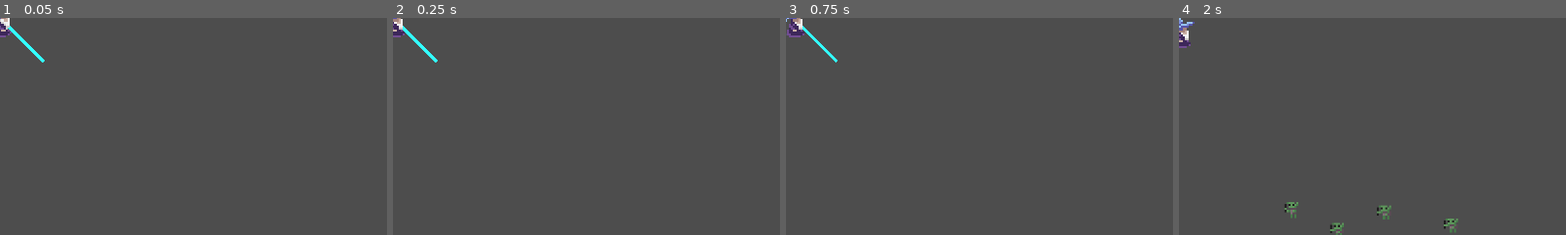
Above: before the commit, frames 1-4 (left to right).
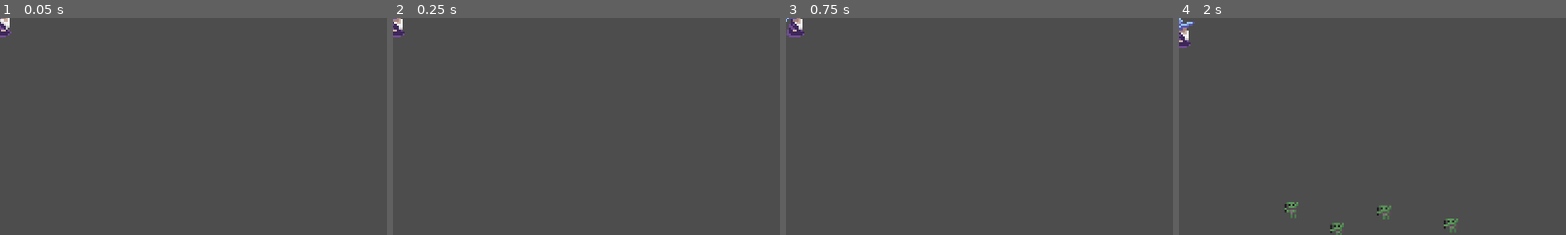
Above: after the commit, the same moments.

Repository: TraySimpson/WizardSurvivors
Game: Godot game, scene res://main.tscn
The game is run twice, just before and just after one commit, with the same random seed, the same clock (stepped at 60 frames per second) and the same inputs.
Inputs:
- Up to frame 1 (0.05 s): no input
- Up to frame 2 (0.25 s): no input
- Up to frame 3 (0.75 s): tap Enter at 0.5 s; hold D (move_right) from 0.53 s (still down)
- Up to frame 4 (2 s): tap Space at 1.25 s; release D (move_right) at 1.28 s; hold S (move_down) from 1.28 s (still down)
The pictures show only the part of the screen within x 50-99%, y 49-99%; the shares and areas given below are measured in that part.

The runs differ from the first frame. In frame 1, 0.2% of the frame differs, in the area x 2-12%, y 3-21%; in frame 2, 0.2%; in frame 3, 0.2%; in frame 4, nothing differs.

Commit message:
Add To Do README

Diff:
--- a/attacks/lightning_attack.tscn
+++ b/attacks/lightning_attack.tscn
@@ -2,10 +2,11 @@
 
 [ext_resource type="Script" path="res://scripts/lightning_attack.gd" id="1_upw1s"]
 
-[sub_resource type="CircleShape2D" id="CircleShape2D_ed6sr"]
-radius = 250.0
+[sub_resource type="CircleShape2D" id="CircleShape2D_pwhw8"]
 
-[node name="LightningAttack" type="Node2D"]
+[node name="LightningAttack" type="Area2D"]
+collision_layer = 2
+collision_mask = 4
 script = ExtResource("1_upw1s")
 
 [node name="Line2D" type="Line2D" parent="."]
@@ -15,11 +16,7 @@
 [node name="Timer" type="Timer" parent="."]
 autostart = true
 
-[node name="ShapeCast2D" type="ShapeCast2D" parent="."]
-shape = SubResource("CircleShape2D_ed6sr")
-target_position = Vector2(0, 0)
-collision_mask = 4
-collide_with_areas = true
-collide_with_bodies = false
+[node name="CollisionShape2D" type="CollisionShape2D" parent="."]
+shape = SubResource("CircleShape2D_pwhw8")
 
 [connection signal="timeout" from="Timer" to="." method="_on_timer_timeout"]
--- a/scripts/lightning_attack.gd
+++ b/scripts/lightning_attack.gd
@@ -1,42 +1,42 @@
-extends Node2D
+extends Area2D
 
 
-@export var max_targets: int = 5
-@export var damage: int = 5
-@onready var shapecast: ShapeCast2D = $ShapeCast2D
+@export var max_targets: int = 15
+@export var damage: int = 20
+@export var radius: int = 300
+@onready var collision_shape: CollisionShape2D = $CollisionShape2D
 @onready var line_2d = $Line2D
 var hit_bodies = []
+var lightning_ready: bool = true
 
 
 
 func _ready():
-	line_2d.clear_points()
-	line_2d.add_point(Vector2.ZERO)
-	line_2d.add_point(Vector2(100, 100))
+	collision_shape.shape.radius = radius
 
-func _process(delta):
-	pass
-
+func _physics_process(delta):
+	if (not lightning_ready):
+		return
+	spawnLightning()
+	lightning_ready = false
 
 func spawnLightning():
 	line_2d.clear_points()
 	line_2d.add_point(Vector2.ZERO)
 	hit_bodies = []
 	getLightningPoint(Vector2.ZERO, 0)
-	shapecast.position = Vector2.ZERO
+	collision_shape.position = Vector2.ZERO
 
 func getLightningPoint(point: Vector2, hit_count: int) -> void:
 	if (hit_count >= max_targets):
 		return
-	shapecast.position = point
-	var collidedCount = shapecast.get_collision_count()
-	if (collidedCount == 0):
+	collision_shape.position = point
+	var collisions = get_overlapping_areas()
+	if (get_overlapping_areas().size() == 0):
 		return
-	print("Hit with lightning: " + str(collidedCount) + " on recursive layer: " + str(hit_count))
-	var closest_target: Area2D = shapecast.get_collider(0)
+	var closest_target: Area2D = collisions.pop_front()
 	var closest_distance: float = INF
-	for index in range(1, collidedCount):
-		var area = shapecast.get_collider(index)
+	for area in collisions:
 		var distance: float = to_local(area.global_position).distance_squared_to(point)
 		if (distance < closest_distance && not hit_bodies.has(area)):
 			closest_distance = distance
@@ -55,4 +55,4 @@
 			return
 
 func _on_timer_timeout():
-	spawnLightning()
+	lightning_ready = true
Not shown, added: README.md
